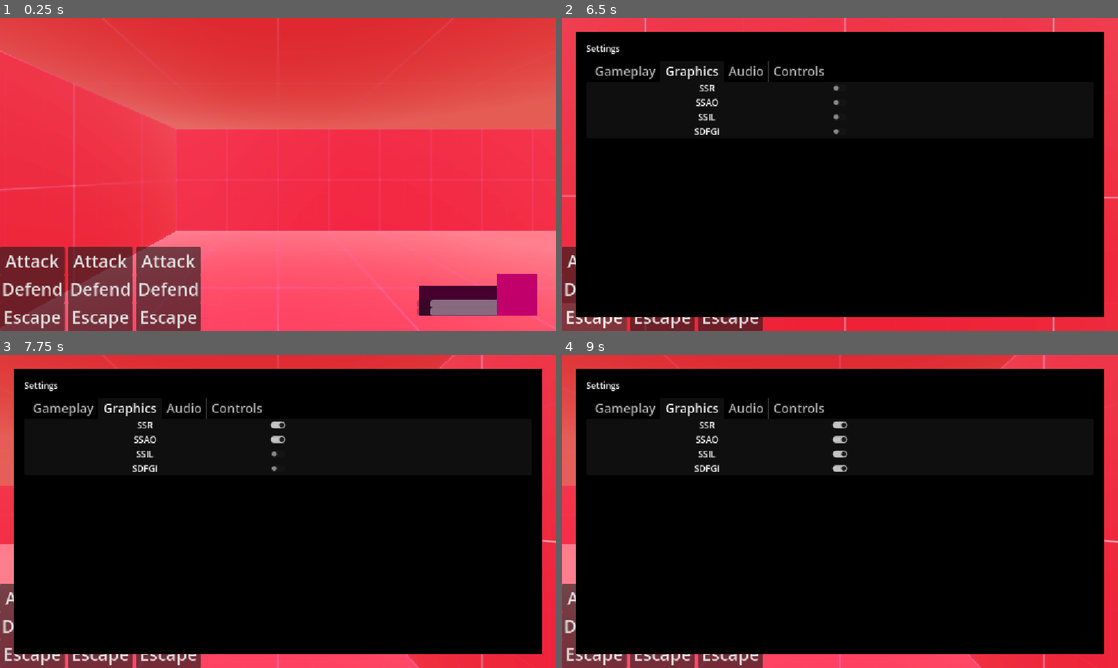
Above: before the commit, frames 1-4 (two rows, left to right).
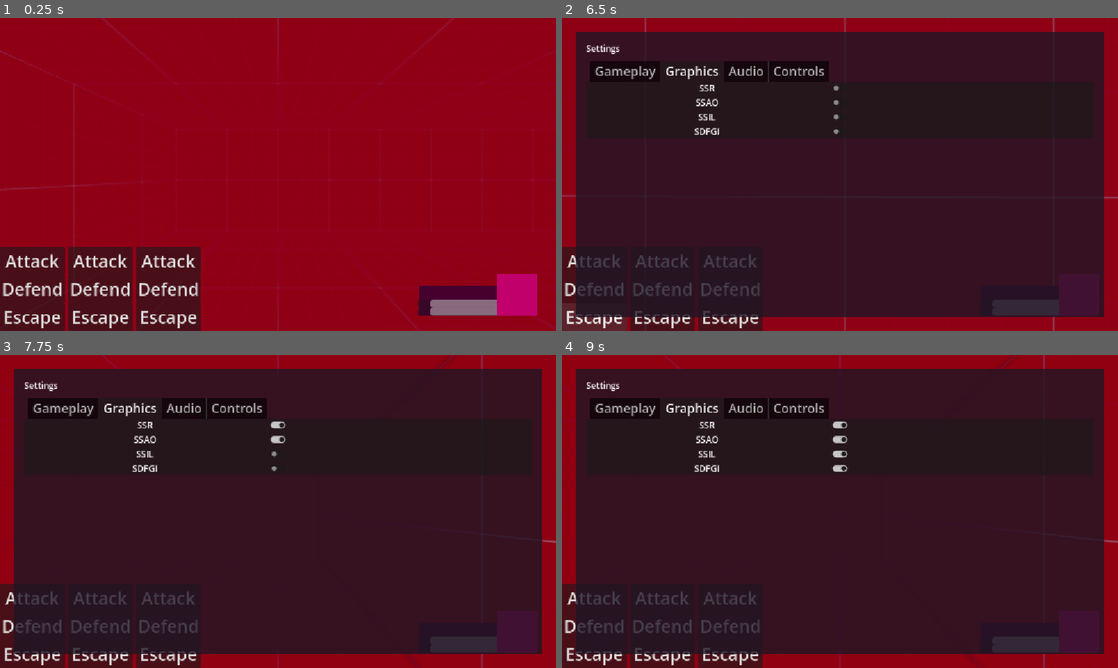
Above: after the commit, the same moments.

Repository: Roachkinq21/Vulture-RPG
Game: Godot game, scene res://Levels/TextLevel.tscn
The game is run twice, just before and just after one commit, with the same random seed, the same clock (stepped at 60 frames per second) and the same inputs. The project has no main scene, so this scene is started directly.
Inputs (mouse positions are in pixels of both pictures, inside the frame that each line leads up to):
- Up to frame 1 (0.25 s): no input
- Up to frame 2 (6.5 s): click "Attack" at 0.5 s; click "Defend" at 1.25 s; click "Escape" at 2 s; tap Enter at 2.75, 4.25, 5.75 s; hold D (right) 2.78-3.53 s; tap Space at 3.5, 5 s; hold S (down) 3.53-4.28 s; hold D (right) 4.28-5.03 s; hold W (up) 5.03-5.78 s; hold A (left) from 5.78 s (still down); tap Escape (pause) at 6.4 s
- Up to frame 3 (7.75 s): release A (left) at 6.5 s; click (278, 423) at 6.5 s; click (278, 439) at 7.25 s
- Up to frame 4 (9 s): click (840, 455) at 8 s; click (840, 467) at 8.75 s

The runs differ from the first frame. In frame 1, 96% of the frame differs, in the area x 0-100%, y 0-100%; in frame 2, 80%; in frame 3, 80%; in frame 4, 80%.

Commit message:
Add graphics settings menu toggles
Implement a graphics settings system with toggles for SSR, SSAO, SSIL, and SDFGI in the pause menu. Add a global WorldSettings autoload to manage these settings and a world_environment script that synchronizes them with the environment. Also improve pause menu toggle behavior to allow hiding the menu.

Diff:
--- a/Levels/TextLevel.tscn
+++ b/Levels/TextLevel.tscn
@@ -3,6 +3,7 @@
 [ext_resource type="Script" uid="uid://nckeynsmco3l" path="res://Scripts/World_Script.gd" id="1_0f7bk"]
 [ext_resource type="MeshLibrary" uid="uid://dvquf0kdg8nle" path="res://Models/tilemap.tres" id="1_r6bal"]
 [ext_resource type="PackedScene" uid="uid://b83s56q8susqe" path="res://Prefabs/player.tscn" id="2_0f7bk"]
+[ext_resource type="Script" uid="uid://ctksb88u3gtk" path="res://Levels/world_environment.gd" id="2_8pw54"]
 
 [sub_resource type="ProceduralSkyMaterial" id="ProceduralSkyMaterial_r6bal"]
 sky_horizon_color = Color(0.66224277, 0.6717428, 0.6867428, 1)
@@ -13,16 +14,25 @@
 sky_material = SubResource("ProceduralSkyMaterial_r6bal")
 
 [sub_resource type="Environment" id="Environment_8pw54"]
-background_mode = 2
+background_energy_multiplier = 2.22
 sky = SubResource("Sky_0f7bk")
 tonemap_mode = 2
-glow_enabled = true
+ssr_fade_in = 0.47075015
+ssr_fade_out = 2.7320802
+ssao_power = 1.7230467
+ssao_detail = 2.55
+ssao_horizon = 0.07
+ssao_sharpness = 0.44
+ssao_light_affect = 0.17
+ssil_radius = 1.52
+ssil_intensity = 0.41
 
 [node name="World" type="Node3D" unique_id=1499304377]
 script = ExtResource("1_0f7bk")
 
 [node name="WorldEnvironment" type="WorldEnvironment" parent="." unique_id=1913191853]
 environment = SubResource("Environment_8pw54")
+script = ExtResource("2_8pw54")
 
 [node name="GridMap" type="GridMap" parent="." unique_id=123845873]
 mesh_library = ExtResource("1_r6bal")
--- /dev/null
+++ b/Levels/world_environment.gd
@@ -0,0 +1,9 @@
+extends WorldEnvironment
+
+
+
+func _process(delta: float) -> void:
+	environment.ssr_enabled = WorldSettings.ssr_set
+	environment.ssao_enabled = WorldSettings.SSAOSet
+	environment.ssil_enabled = WorldSettings.SSILSet
+	environment.sdfgi_enabled = WorldSettings.SDFGISet
--- /dev/null
+++ b/Prefabs/UI/pause.gd
@@ -0,0 +1,22 @@
+extends Control
+
+@onready var ssr_button: CheckButton = $MarginContainer/ColorRect/MarginContainer/VBoxContainer/TabContainer/Graphics/VBoxContainer/HBoxContainer/SSRButton
+@onready var ssao_button: CheckButton = $MarginContainer/ColorRect/MarginContainer/VBoxContainer/TabContainer/Graphics/VBoxContainer2/HBoxContainer/SSAOButton
+@onready var ssil_button: CheckButton = $MarginContainer/ColorRect/MarginContainer/VBoxContainer/TabContainer/Graphics/VBoxContainer3/HBoxContainer/SSILButton
+@onready var sdfgi_button: CheckButton = $MarginContainer/ColorRect/MarginContainer/VBoxContainer/TabContainer/Graphics/VBoxContainer4/HBoxContainer/SDFGIButton
+
+
+func _on_ssr_button_toggled(toggled_on: bool) -> void:
+	WorldSettings.ssr_set = toggled_on
+
+
+func _on_ssao_button_toggled(toggled_on: bool) -> void:
+	WorldSettings.SSAOSet = toggled_on
+
+
+func _on_ssil_button_toggled(toggled_on: bool) -> void:
+	WorldSettings.SSILSet = toggled_on
+
+
+func _on_sdfgi_button_toggled(toggled_on: bool) -> void:
+	WorldSettings.SDFGISet = toggled_on
--- a/Prefabs/UI/pause.tscn
+++ b/Prefabs/UI/pause.tscn
@@ -1,6 +1,7 @@
 [gd_scene format=3 uid="uid://dbq5gh85wckc1"]
 
 [ext_resource type="Theme" uid="uid://gl0o3q7k3olh" path="res://Prefabs/UI/main.tres" id="1_v6ugb"]
+[ext_resource type="Script" uid="uid://ctunhs72glolq" path="res://Prefabs/UI/pause.gd" id="2_iy28j"]
 
 [node name="PauseMenu" type="Control" unique_id=585479524]
 layout_mode = 3
@@ -10,6 +11,7 @@
 grow_horizontal = 2
 grow_vertical = 2
 theme = ExtResource("1_v6ugb")
+script = ExtResource("2_iy28j")
 
 [node name="MarginContainer" type="MarginContainer" parent="." unique_id=1981623450]
 layout_mode = 1
@@ -25,7 +27,7 @@
 
 [node name="ColorRect" type="ColorRect" parent="MarginContainer" unique_id=574755540]
 layout_mode = 2
-color = Color(0, 0, 0, 1)
+color = Color(0.12026545, 0.08305665, 0.14094481, 0.7921569)
 
 [node name="MarginContainer" type="MarginContainer" parent="MarginContainer/ColorRect" unique_id=483516673]
 layout_mode = 1
@@ -159,3 +161,8 @@
 visible = false
 layout_mode = 2
 metadata/_tab_index = 3
+
+[connection signal="toggled" from="MarginContainer/ColorRect/MarginContainer/VBoxContainer/TabContainer/Graphics/VBoxContainer/HBoxContainer/SSRButton" to="." method="_on_ssr_button_toggled"]
+[connection signal="toggled" from="MarginContainer/ColorRect/MarginContainer/VBoxContainer/TabContainer/Graphics/VBoxContainer2/HBoxContainer/SSAOButton" to="." method="_on_ssao_button_toggled"]
+[connection signal="toggled" from="MarginContainer/ColorRect/MarginContainer/VBoxContainer/TabContainer/Graphics/VBoxContainer3/HBoxContainer/SSILButton" to="." method="_on_ssil_button_toggled"]
+[connection signal="toggled" from="MarginContainer/ColorRect/MarginContainer/VBoxContainer/TabContainer/Graphics/VBoxContainer4/HBoxContainer/SDFGIButton" to="." method="_on_sdfgi_button_toggled"]
--- /dev/null
+++ b/Scripts/Global/WorldSettings.gd
@@ -0,0 +1,6 @@
+extends Node
+
+var ssr_set : bool
+var SSAOSet : bool
+var SSILSet : bool
+var SDFGISet : bool
--- a/player.gd
+++ b/player.gd
@@ -26,6 +26,8 @@
 @onready var world: Node3D = $".."
 
 @onready var pauseMenu: Control = $PauseMenu
+
+var pause_is_on : bool
 
 func _ready() -> void:
 	in_hostile_zone = world.is_hostile
@@ -79,8 +81,13 @@
 
 	## UTILITY FUNCTIONS ##
 
-	if Input.is_action_pressed("pause"):
-		pauseMenu.show()
+	if Input.is_action_just_pressed("pause"):
+		if !pause_is_on:
+			pauseMenu.show()
+			pause_is_on = true
+		else:
+			pauseMenu.hide()
+			pause_is_on = false
 
 
 func _check_encounter():
--- a/project.godot
+++ b/project.godot
@@ -14,6 +14,10 @@
 config/tags=PackedStringArray("dungeon_craw")
 config/features=PackedStringArray("4.6", "Forward Plus")
 config/icon="res://icon.svg"
+
+[autoload]
+
+WorldSettings="*uid://ps8luwl0db10"
 
 [display]
 
Not shown, added: Levels/world_environment.gd.uid
Not shown, added: Prefabs/UI/pause.gd.uid
Not shown, added: Scripts/Global/WorldSettings.gd.uid
Not shown, added: Prefabs/player.tscn1007188612.tmp
